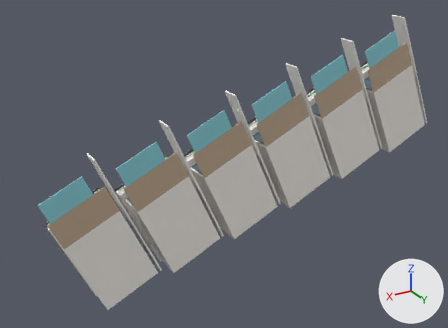
What one commit did to the glTF model public/sun/citrine.glb.
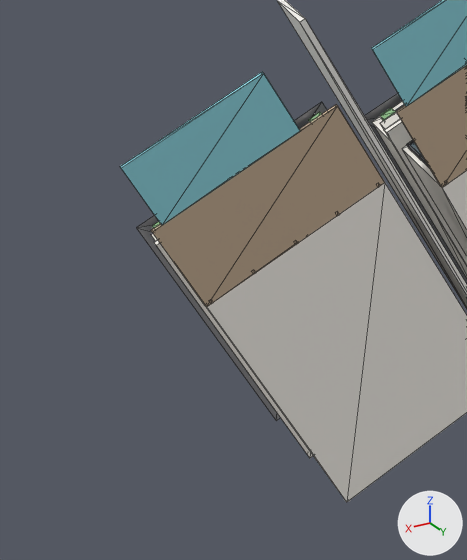
Old and new are each drawn whole from a camera (50 mm lens) standing at (35.7, 50.2, 26.0) and looking at (2.8, -4.5, -1.3) and again close up on the part from 0% to 32% of the width and 47% to 100% of the height. Lighting does not change. The marker at lower right points along +X, +Y and +Z. The older version's two pictures come first. The close-ups show mesh edges as thin lines. Vertices at exactly the same position are counted once.
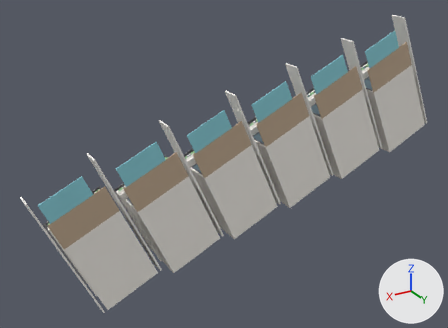
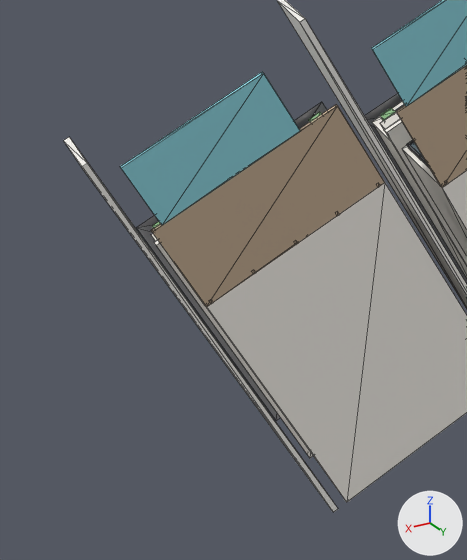
Where the change shows, as pixel boxes [x1, y1, x2, y2] in the close-ups (467 x 560 px):
```json
{"object": "Mesh_0", "change": "reshaped", "before": [120, 0, 467, 502], "after": [64, 0, 467, 512]}
{"part": 1, "of": "me_mesh_0", "change": "added", "after": [64, 137, 338, 512]}
```

Scene script edits in JSON lines:
```json
{"block": "me_mesh_0", "where": "# used by ob_mesh_0; location = (0.0, 0.0, 0.0)"}
{"op": "remove", "block": "me_mesh_0", "code": "me_mesh_0.from_pydata(...)  # 1416 vertices, 2124 faces; spans x -24.3..24.6, y -8.3..0.0, z -12.5..13.6"}
{"op": "add", "block": "me_mesh_0", "code": "me_mesh_0.from_pydata(...)  # 1424 vertices, 2136 faces; spans x -24.3..25.7, y -8.3..0.0, z -12.5..13.6"}
{"block": "me_mesh_0", "change": "me_mesh_0 part 1"}
{"block": "me_mesh_0", "change": "8 vertices are added at x 19.4..25.7, y -1.9..0.0, z -12.2..1.5"}
{"block": "me_mesh_0", "change": "12 new faces join them"}
```
